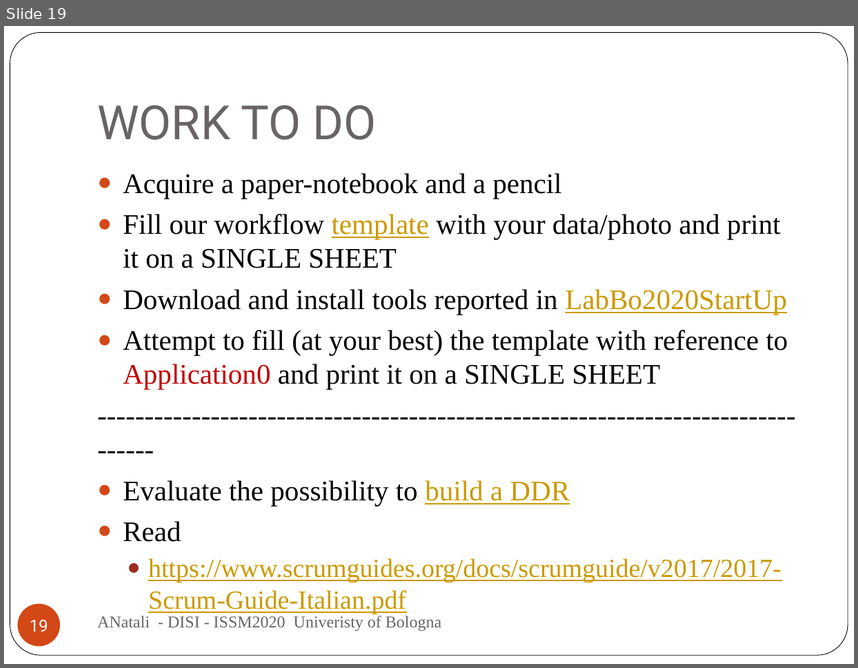
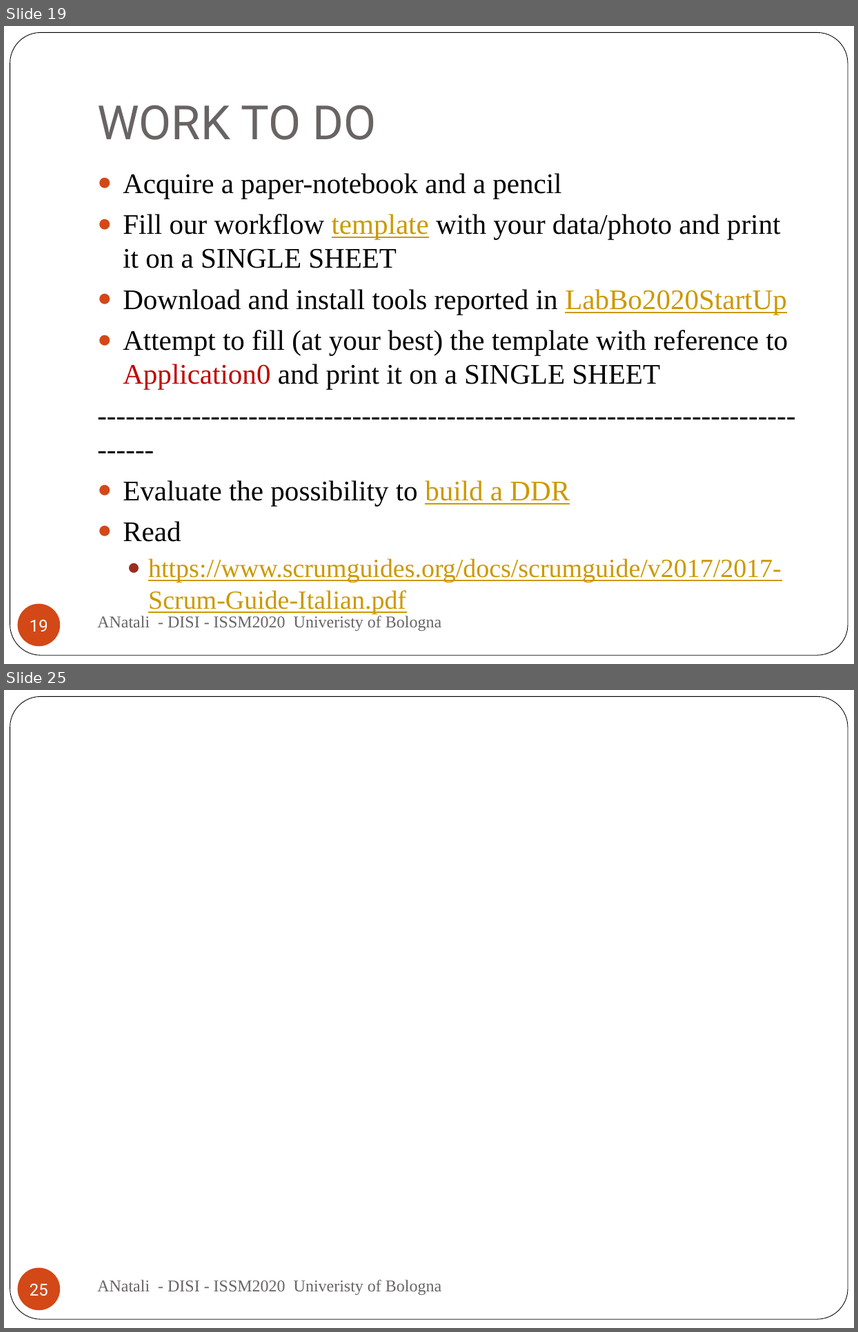
Before and after one commit to anatali/iss2020LabBo, a slide deck: it.unibo.issLabStart/userDocs/ISSM2020.pptx. Shown one above the other, each under a label of ours: slide 19 before the commit, slides 19 and 25 after it; the slides between them are not shown. The pictures are 858x668 and 858x1332 pixels, drawn with LibreOffice and Linux fonts; fonts in the diff are those of the drawing. Boxes give left, top, right and bottom in pixels: in the first picture for what was removed or moved away, otherwise in the second. Text is boxed around its words. In the diff, an @@ line names an element or a change of style, - is before the commit and + after.

```diff
--- a/it.unibo.issLabStart/userDocs/ISSM2020.pptx
+++ b/it.unibo.issLabStart/userDocs/ISSM2020.pptx
@@ slide 25 added at (4, 690, 854, 1328), background #FFFFFF; not listed: 1 template element that a slide beside it also shows @@
@@ page number added at (18, 1268, 60, 1310), fill #D34817, 14 pt, text #FFFFFF @@
+25
@@ text added at (97, 1279, 441, 1294), 14 pt, text #696464 @@
+ANatali - DISI - ISSM2020 Univeristy of Bologna
```
Also in this commit, not shown: 5 other slides added, 10 other files.
